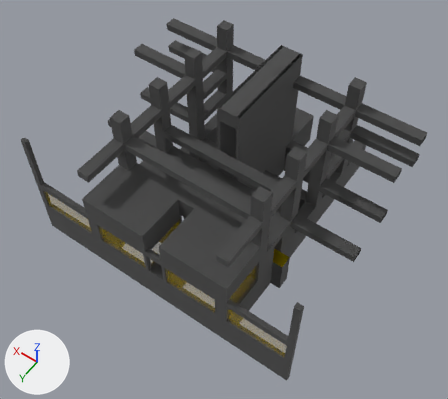
What one commit did to the FBX model Assets/-Ian/Model/GearChamber/GreatStructure.fbx.
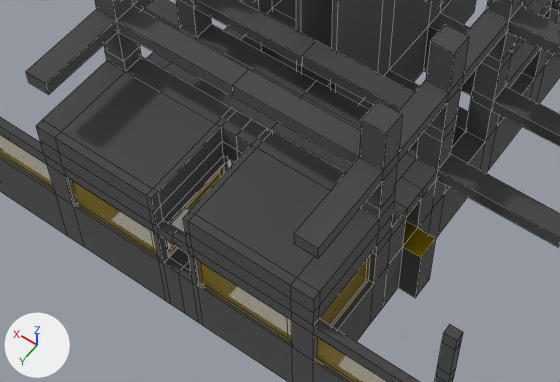
There are two pictures of each version: one whole from a 50 mm lens placed at (-150.0, 255.0, 332.0), pointed at (-4.0, 52.0, 12.0), one close up on the part from 14% to 79% of the width and 33% to 83% of the height. The lights are fixed; the arrows at lower left show +X, +Y and +Z. The older version's two pictures come first. The close-ups show mesh edges as thin lines. Where no turn or scale is listed for an object, it has been applied to the vertices. Vertices at exactly the same position are counted once.

Objects in the first close-up: 'GearChamberStructure', 'GearChamberStructure.001'.
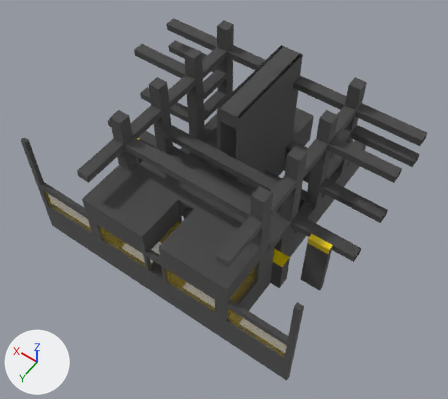
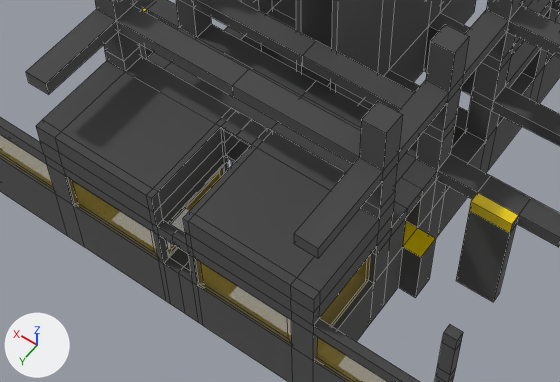
What differs and where, as boxes [x1, y1, x2, y2] in the close-ups (560 x 382 px):
'GearChamberStructure', surface changed, reshaped
    both: [0, 0, 560, 382]
part 1 of me_cube_006, built on
    before: [142, 0, 560, 247]
    after: [140, 0, 560, 302]

Diff of the bpy script that builds the scene:
```diff
--- a/Assets/-Ian/Model/GearChamber/GreatStructure.fbx.py
+++ b/Assets/-Ian/Model/GearChamber/GreatStructure.fbx.py
@@ mat_m_yellowpath @@
 mat_m_yellowpath.base_color = (0.8, 0.595, 0.0)  # yellow #e7cb00
-mat_m_yellowpath.metallic = 1.0
 mat_m_yellowpath.roughness = 0.3
@@ me_cube_006 @@
 # used by ob_gearchamberstructure; location = (0.0, 0.0, 0.0)
-me_cube_006.from_pydata(...)  # 973 vertices, 990 faces; spans x -97.0..97.0, y -59.0..118.0, z -24.0..80.0
+me_cube_006.from_pydata(...)  # 1021 vertices, 1038 faces; spans x -97.0..97.0, y -59.0..118.0, z -24.0..80.0
+# me_cube_006 part 1
+# 4 vertices are removed from x 0.0, y 77.0..85.0, z 31.0
+# 20 faces are deleted
+# 20 vertices are added at x -5.0..5.0, y 77.0..85.0, z 25.0..38.0
+# 8 new vertices lie (-15.0, 0.0, 0.0) away from vertices in x -53.0..97.0, y 42.0..50.0, z 19.0..24.0
+# 8 new vertices lie (15.0, 0.0, 0.0) away from vertices in x -97.0..53.0, y 42.0..50.0, z 19.0..24.0
+# 8 new vertices lie (0.0, 4.0, 0.0) away from vertices in x -82.0..82.0, y 50.0, z 19.0..24.0
+# 8 new vertices lie (0.0, 0.0, -43.0) away from vertices in x -82.0..82.0, y 50.0..54.0, z 19.0
+# 64 new faces join them, mat_m_gearstructure (grey #7b7b7b)
+# 4 new faces join them, mat_m_yellowpath (yellow #e7cb00)
 me_cube_006.materials.append(mat_m_gearstructure)
```
